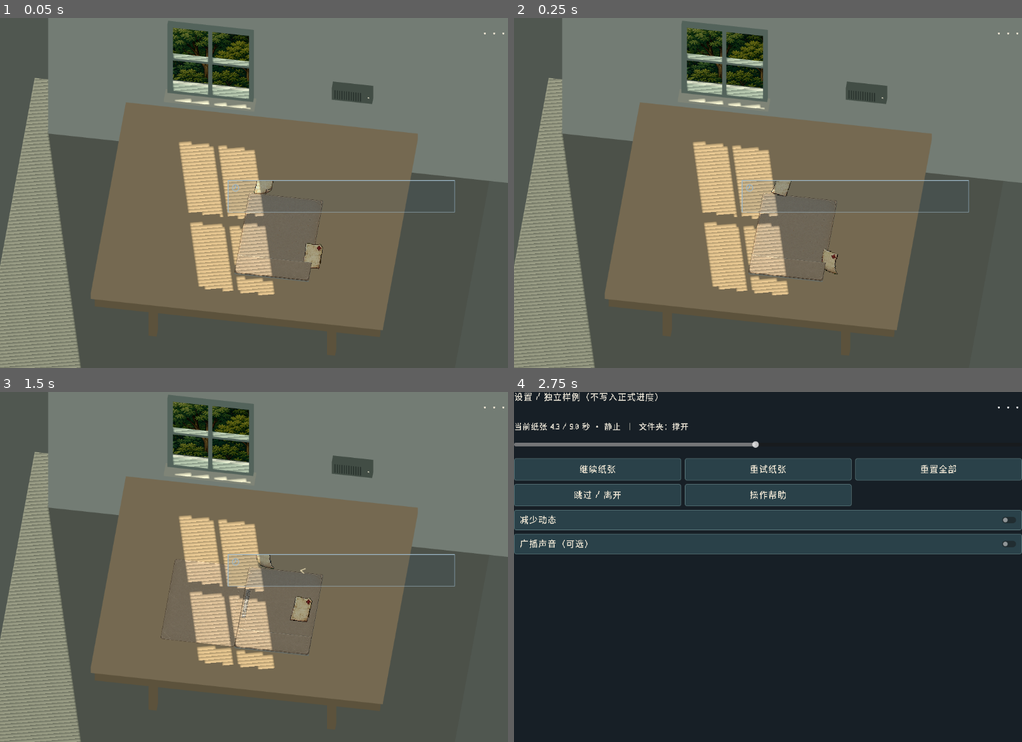
Above: before the commit, frames 1-4 (two rows, left to right).
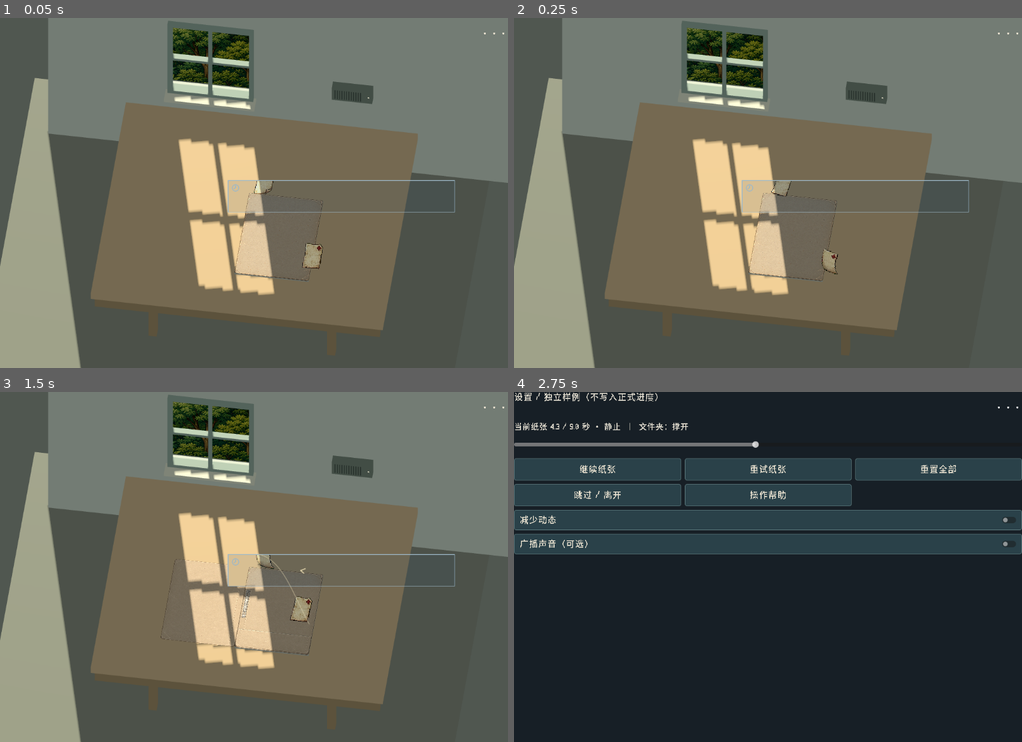
Above: after the commit, the same moments.

Repository: zhu607705-coder/7-55
Game: Godot game, scene res://scenes/paper_rewind.tscn
Same seed, same stepped clock (60 frames per second), same inputs: the game is played once before the commit and once after it.
Inputs (mouse positions are in pixels of both pictures, inside the frame that each line leads up to):
- Up to frame 1 (0.05 s): no input
- Up to frame 2 (0.25 s): no input
- Up to frame 3 (1.5 s): click (279, 612) at 0.5 s; tap Enter at 1.25 s; drag from (335, 651) to (304, 490) at 1.27 s
- Up to frame 4 (2.75 s): click "···" at 2 s

The runs differ from the first frame. In frame 1, 6.9% of the frame differs, in the area x 0-62%, y 10-100%; in frame 2, 6.8%; in frame 3, 6.9%, in the area x 0-61%, y 10-100%; in frame 4, nothing differs.

Commit message:
Correct real shadow bias and folded pocket depth without changing input

Diff:
--- a/godot_native/samples/paper_rewind/scripts/paper_rewind_stage.gd
+++ b/godot_native/samples/paper_rewind/scripts/paper_rewind_stage.gd
@@ -277,6 +277,13 @@
 	return Rect2(preview-Vector2(20,24),Vector2(40,48))
 
 func _draw_grip_preview() -> void:
+	# Projected trajectory stays above the viewport texture, never a second sheet.
+	if paper_grip.held or model.mode == "failed":
+		var path := PackedVector2Array()
+		var start := maxf(0.0,model.time-2.4) if paper_grip.held else 0.0
+		var finish := minf(7.8,model.time+0.45) if paper_grip.held else 7.8
+		for i: int in range(32): path.append(world_to_local(Model.free_position(lerpf(start,finish,i/31.0))))
+		grip_preview.draw_polyline(path,Color(INTERACTION,0.40),1.5,true)
 	if not paper_grip.held or model.paper_collected: return
 	# One small direction cue clears the thumb. No duplicate paper/connector box.
 	var p := thumb_preview_rect().get_center()
--- a/godot_native/samples/paper_rewind/scripts/paper_world_3d.gd
+++ b/godot_native/samples/paper_rewind/scripts/paper_world_3d.gd
@@ -8,6 +8,8 @@
 var sun: DirectionalLight3D
 var stage: Control
 var recorded := false
+var pocket_front: MeshInstance3D
+var pocket_lip: MeshInstance3D
 var cover_hinge: Node3D
 var paper: MeshInstance3D
 var residual: MeshInstance3D
@@ -36,7 +38,7 @@
 	sun=DirectionalLight3D.new(); sun.name="WindowDaylight"
 	sun.light_color=Color("fff0d4"); sun.light_energy=1.05
 	sun.shadow_enabled=true
-	sun.shadow_bias=0.02; sun.shadow_normal_bias=0.1
+	sun.shadow_bias=0.1; sun.shadow_normal_bias=1.0
 	sun.directional_shadow_mode=DirectionalLight3D.SHADOW_ORTHOGONAL
 	sun.directional_shadow_max_distance=35
 	add_child(sun)
@@ -143,9 +145,9 @@
 	_box("FolderBaseThickness",Vector3(r.get_center().x,r.get_center().y,3),Vector3(r.size.x,r.size.y,6),card)
 	_quad("FolderBaseArtwork",stage._plane_quad(r,6.1),_material(Color.WHITE,stage.folder_base),stage.folder_base)
 	var pocket := Rect2(Vector2(r.position.x,r.position.y+r.size.y*stage.folder_pocket_start),Vector2(r.size.x,r.size.y*(1-stage.folder_pocket_start)))
-	_quad("RaisedPocketFront",stage._plane_quad(pocket,12),_material(Color.WHITE,stage.folder_base),stage.folder_base,Rect2(0,stage.folder_pocket_start,1,1-stage.folder_pocket_start))
+	pocket_front=_quad("RaisedPocketFront",stage._plane_quad(pocket,12),_material(Color.WHITE,stage.folder_base),stage.folder_base,Rect2(0,stage.folder_pocket_start,1,1-stage.folder_pocket_start))
 	# Thin folded lip is geometry; the paper is depth-occluded by the actual pocket.
-	_box("PocketFoldThickness",Vector3(pocket.get_center().x,pocket.position.y,11),Vector3(pocket.size.x,1.6,2),card)
+	pocket_lip=_box("PocketFoldThickness",Vector3(pocket.get_center().x,pocket.position.y,11),Vector3(pocket.size.x,1.6,2),card)
 	cover_hinge=Node3D.new(); cover_hinge.name="CoverSpineHinge"; cover_hinge.position=space(Vector3(r.position.x,r.position.y,8)); add_child(cover_hinge)
 	var cover_rect := Rect2(0,0,r.size.x,r.size.y)
 	var front := _material(Color.WHITE,stage.folder_cover)
@@ -158,7 +160,13 @@
 func update_scene() -> void:
 	if not paper: return
 	receiver_material.emission=Color("969b90")*0.05 if stage.broadcast_quiet else Color("eee8cf")*0.35
-	cover_hinge.rotation.z=0.0 if recorded else stage.folder_open_amount*PI
+	var opening: float=0.0 if recorded else stage.folder_open_amount
+	cover_hinge.rotation.z=opening*PI
+	# Closed card pocket is compressed below the cover; opening releases its fold.
+	# Fully open height stays at the approved contact/occlusion plane (12 units).
+	var pocket_height := lerpf(6.4,12.0,smoothstep(0.08,0.48,opening))
+	pocket_front.position.y=(pocket_height-12.0)*UNIT
+	pocket_lip.position.y=(pocket_height-1.0)*UNIT
 	var time: float=stage.history_time if recorded else stage.model.time
 	var point: Vector2=Model.free_position(time) if recorded else stage.model.paper_position()
 	var grounded: bool=not recorded and stage.model.catch_time>=0
--- a/godot_native/samples/paper_rewind/tests/test_paper_history_render.gd
+++ b/godot_native/samples/paper_rewind/tests/test_paper_history_render.gd
@@ -46,10 +46,10 @@
 	var unbounded: Image = await settled_image()
 	check(changes(b,unbounded,bounds).y > 100,"Negative control detects unbounded recorded child drawing")
 	view.stage.history_window.clip_contents = true
-	view.stage.history_window.visible=false
 	view.model.seek(2.5)
 	view.stage.folder_open_amount=0.56
 	view.stage.refresh()
+	view.stage.history_window.visible=false
 	var lit: Image=await settled_image()
 	view.stage.current_world.sun.light_energy=0.0
 	var unlit: Image=await settled_image()
--- a/godot_native/samples/paper_rewind/tests/test_paper_world_3d.gd
+++ b/godot_native/samples/paper_rewind/tests/test_paper_world_3d.gd
@@ -36,6 +36,10 @@
 	check(stage.current_world.paper.material_override.transparency==BaseMaterial3D.TRANSPARENCY_ALPHA_SCISSOR,"Paper alpha silhouette participates in depth and shadows")
 	var arrays: Array=stage.current_world.paper.mesh.surface_get_arrays(0)
 	check(arrays[Mesh.ARRAY_NORMAL][0].dot(Vector3.UP)>0.99,"Paper face normal points above desk after axis swap")
+	stage.folder_open_amount=0; stage.refresh()
+	check(stage.current_world.pocket_front.position.y+0.12<0.087,"Closed pocket fits under the physical cover")
+	stage.folder_open_amount=1; stage.refresh()
+	check(is_zero_approx(stage.current_world.pocket_front.position.y),"Opened pocket retains approved z=12 contact plane")
 	check(stage.current_world.meshes.size()<70,"Mesh count is bounded for the small mobile scene")
 	print("PAPER_WORLD_3D checks=%d failures=%d actual_render=false"%[checks,failures])
 	view.queue_free(); await process_frame
